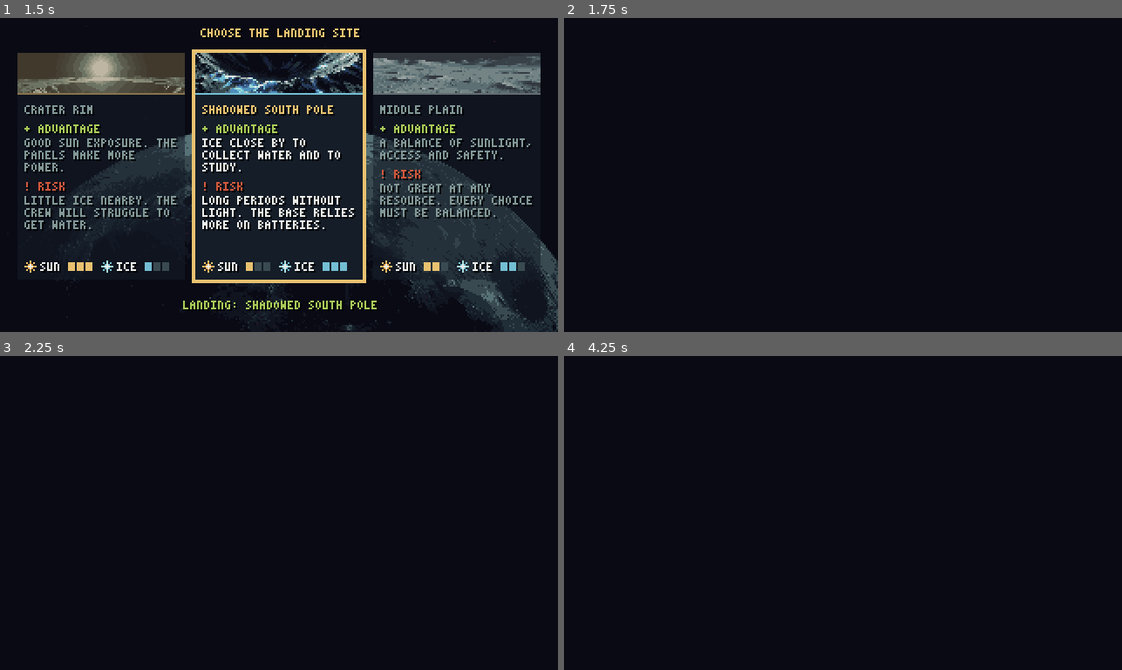
Above: before the commit, frames 1-4 (two rows, left to right).
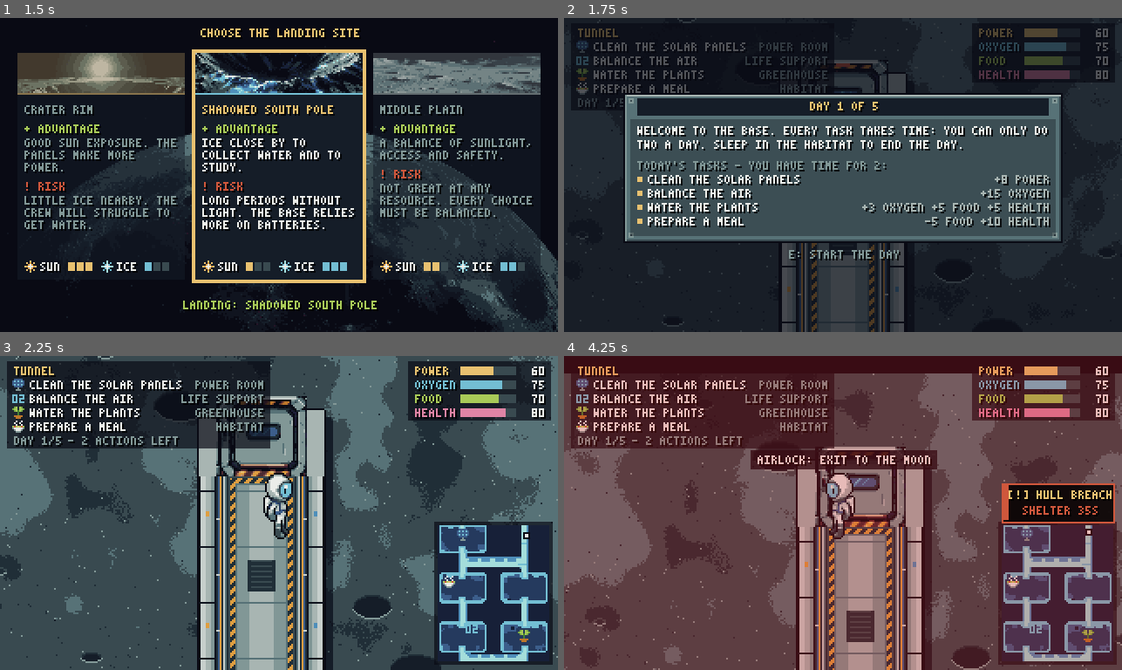
Above: after the commit, the same moments.

Repository: HattoriLoL/Artemis-Adventure
Game: Godot game, scene res://cenas/escolha_pouso.tscn
Same seed, same stepped clock (60 frames per second), same inputs: the game is played once before the commit and once after it.
Inputs (mouse positions are in pixels of both pictures, inside the frame that each line leads up to):
- Up to frame 1 (1.5 s): tap Enter (ui_accept) at 0.5, 0.77, 1.25 s; move the mouse to (401, 159) at 0.52 s; hold D (direita) 0.53-1.28 s; tap Shift (andar) at 0.6 s; click (401, 159) at 0.67 s; move the mouse to (167, 190) at 1.27 s; hold S (baixo) from 1.28 s (still down); tap E (usar) at 1.35 s
- Up to frame 2 (1.75 s): keep holding S (baixo); tap Enter (ui_accept) at 1.52 s
- Up to frame 3 (2.25 s): tap Enter (ui_accept) at 2 s; move the mouse to (334, 443) at 2.02 s; release S (baixo) at 2.03 s; hold D (direita) from 2.03 s (still down); tap X at 2.1 s
- Up to frame 4 (4.25 s): tap Enter (ui_accept) at 2.75, 3.02, 3.77 s; move the mouse to (815, 575) at 2.77 s; release D (direita) at 2.78 s; hold W (cima) 2.78-3.53 s; tap J at 2.85 s; click (815, 575) at 2.92 s; move the mouse to (1010, 560) at 3.52 s; hold A (esquerda) from 3.53 s (still down); tap M at 3.6 s

Frame 1 is identical in both runs. In frame 2, 49% of the frame differs, in the area x 0-100%, y 0-100%; in frame 3, 84%; in frame 4, 98%.
Error before the commit: Parse Error: Identifier "camera" not declared in the current scope. (res://scripts/mapa.gd:367)

Commit message:
fix(mapa): declarar variavel camera como membro de classe para o screen shake

Diff:
--- a/jogo/scripts/mapa.gd
+++ b/jogo/scripts/mapa.gd
@@ -41,6 +41,7 @@
 var obstaculos: Array[Rect2] = []  # colisão dos objetos soltos das salas (o robô do demo desvia deles)
 var marcas := {}
 var jogador: CharacterBody2D
+var camera: Camera2D = null
 var hud: Control
 var camada_ui: CanvasLayer
 var ciclo: CicloDias               # ciclo_dias.gd: dias, ações, boletim, noite e fim da missão
@@ -232,6 +233,7 @@
 	cam.offset = Vector2(0, -14)
 	jogador.add_child(cam)
 	cam.make_current()
+	camera = cam
 
 
 func _navegacao() -> void:
